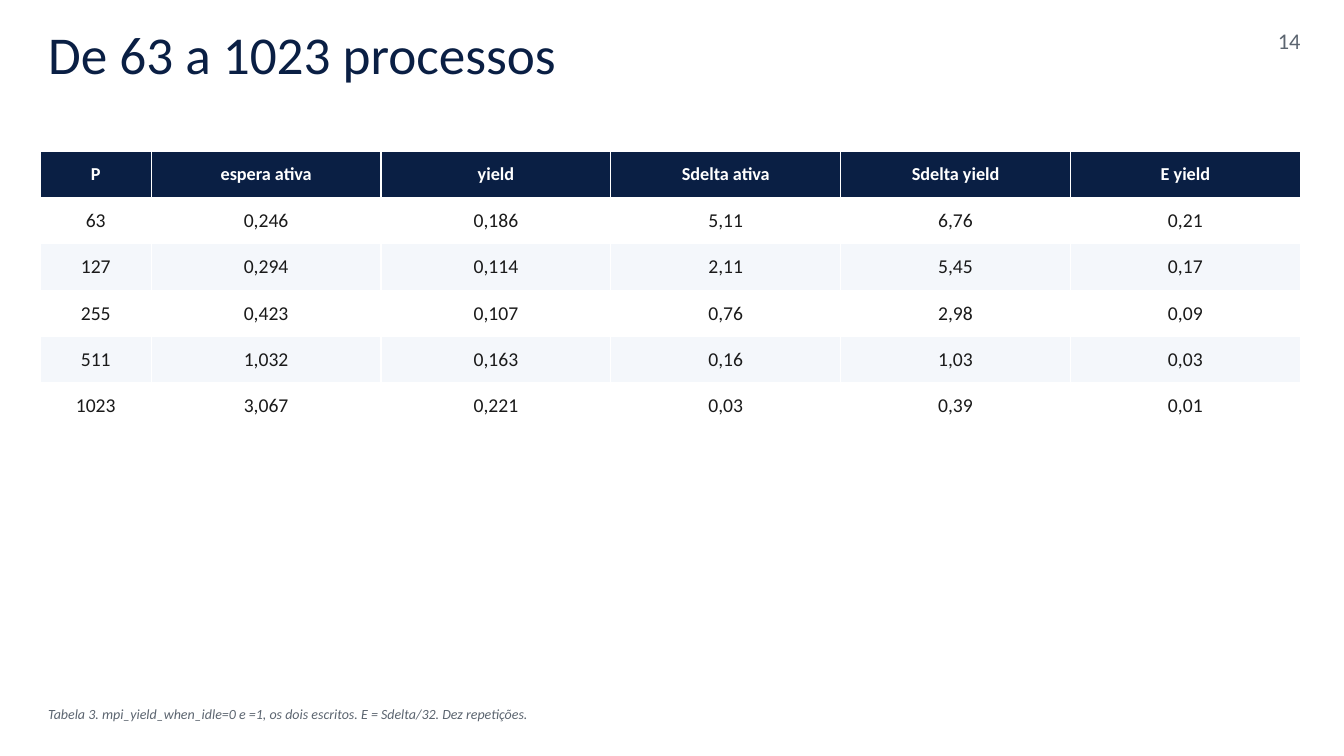
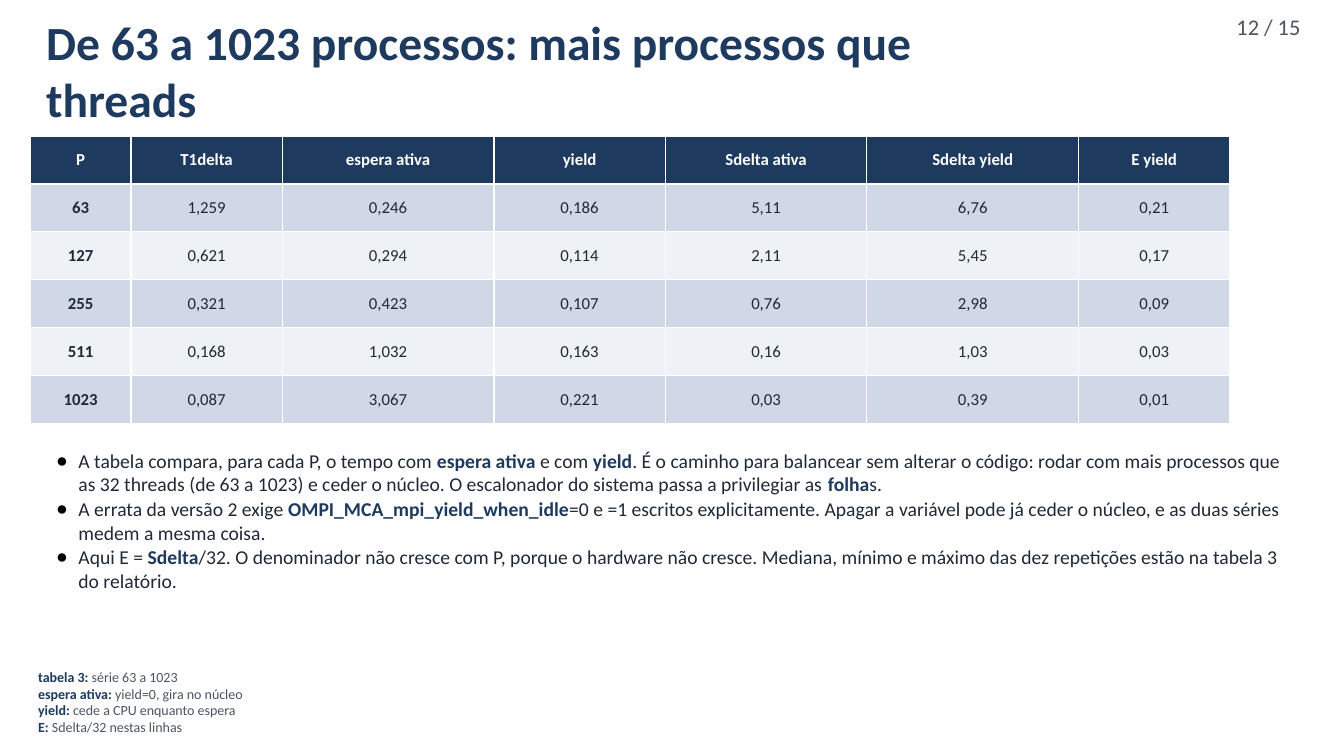
Before and after one commit to bengo501/Trabalho3-Computacao-Paralela, a slide deck: slide 12 of apresentacao/apresentacao.pptx (slide 14 before the commit). Drawn at 1344x756 pixels with LibreOffice and Linux fonts; fonts in the diff are those of the drawing. Boxes give left, top, right and bottom in pixels: in the first picture for what was removed or moved away, otherwise in the second. Text is boxed around its words. In the diff, an @@ line names an element or a change of style, - is before the commit and + after.

```diff
--- a/apresentacao/apresentacao.pptx
+++ b/apresentacao/apresentacao.pptx
@@ text at (46, 26, 911, 118): text changed; size 38 to 34 pt; text colour #0A1F44 to #1E3A5F; bold on @@
-De 63 a 1023 processos
+De 63 a 1023 processos: mais processos que threads
@@ text added at (1236, 20, 1301, 35), 16 pt, text #4B5563 @@
+12 / 15
@@ text removed at (1278, 34, 1301, 49) @@
-14
@@ table at (30, 136, 1230, 423) @@
+column 2: T1delta | 1,259 | 0,621 | 0,321 | 0,168 | 0,087
@@ table: place and size @@
-table at (40, 151, 1301, 430)
+table at (30, 136, 1230, 423)
@@ text added at (78, 451, 1279, 588), 14 pt, text #1F2937 @@
+● A tabela compara, para cada P, o tempo com espera ativa e com yield. É o caminho para balancear sem alterar o código: rodar com mais processos que as 32 threads (de 63 a 1023) e ceder o núcleo. O escalonador do sistema passa a privilegiar as folhas.
+● A errata da versão 2 exige OMPI_MCA_mpi_yield_when_idle=0 e =1 escritos explicitamente. Apagar a variável pode já ceder o núcleo, e as duas séries medem a mesma coisa.
+● Aqui E = Sdelta/32. O denominador não cresce com P, porque o hardware não cresce. Mediana, mínimo e máximo das dez repetições estão na tabela 3 do relatório.
@@ text added at (38, 672, 243, 733), 10 pt, text #4B5563 @@
+tabela 3: série 63 a 1023
+espera ativa: yield=0, gira no núcleo
+yield: cede a CPU enquanto espera
+E: Sdelta/32 nestas linhas
@@ text removed at (48, 709, 527, 722) @@
-Tabela 3. mpi_yield_when_idle=0 e =1, os dois escritos. E = Sdelta/32. Dez repetições.
```
Also in this commit, not shown: 5 other slides changed, 9 slides added, 10 slides removed, 8 other files.
